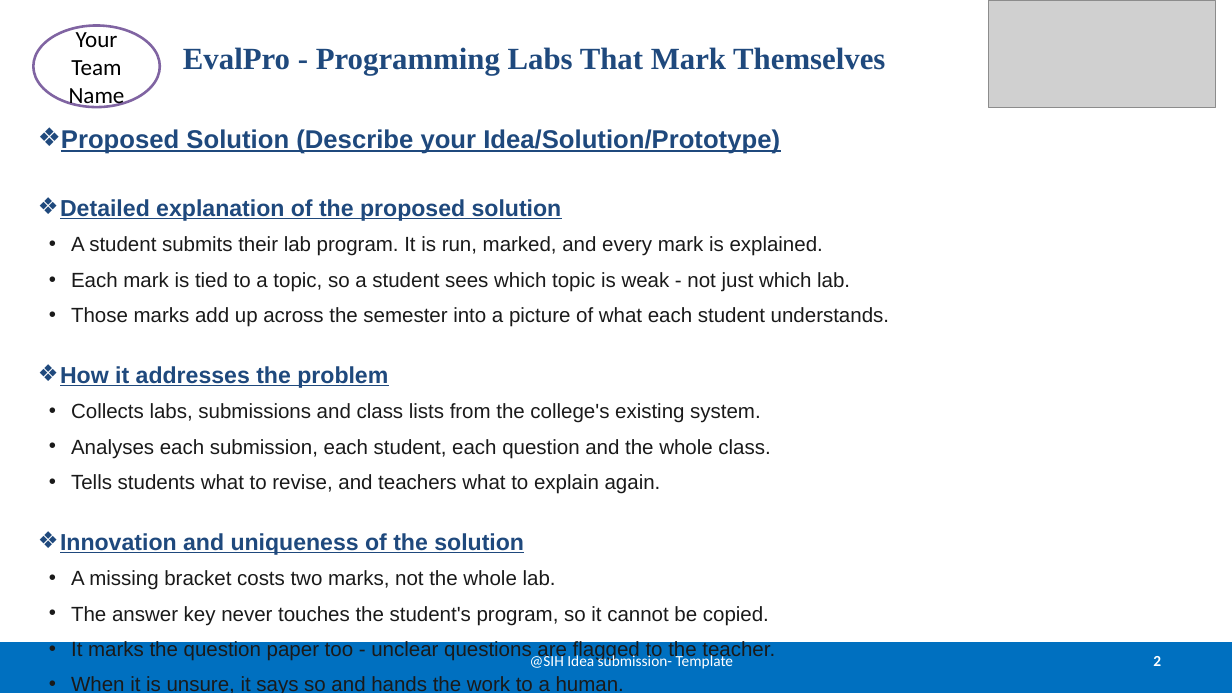
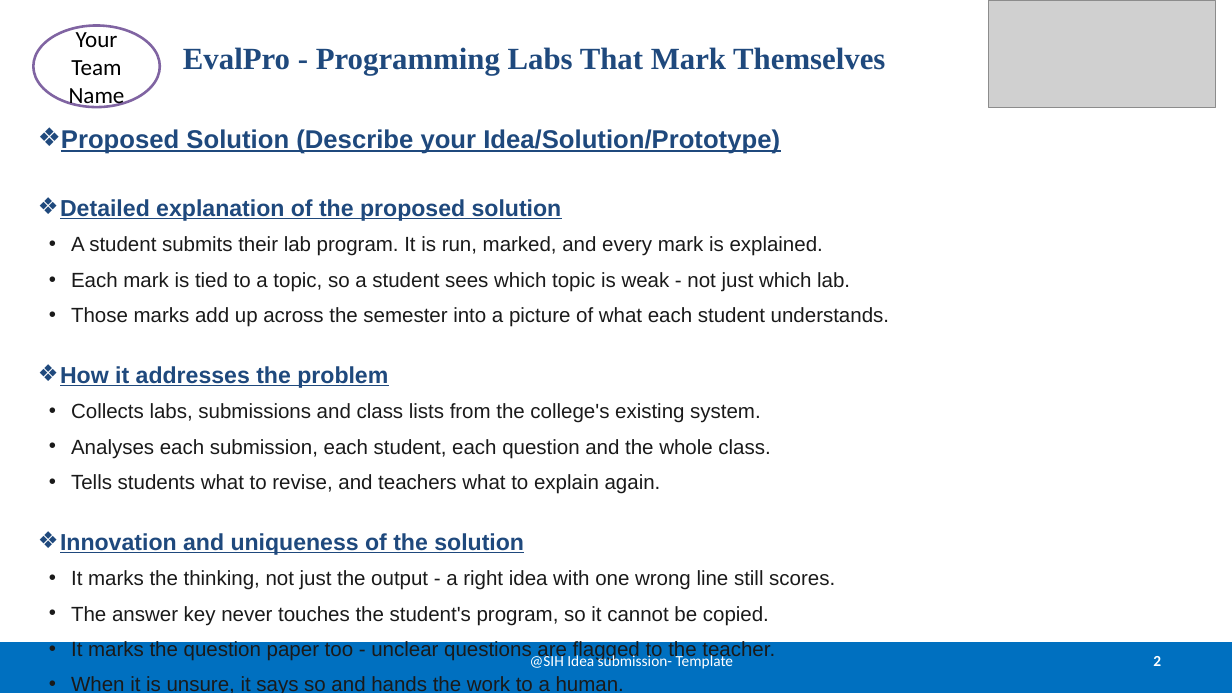
Before and after one commit to Varshith-06/evalpro, a slide deck: slide 2 of presentation/SIH2026-EvalPro-Idea-Presentation.pptx. Drawn at 1232x693 pixels with LibreOffice and Linux fonts; fonts in the diff are those of the drawing; grey boxes stand for pictures. Boxes give left, top, right and bottom in pixels: in the first picture for what was removed or moved away, otherwise in the second. Text is boxed around its words. In the diff, an @@ line names an element or a change of style, - is before the commit and + after.

Commit message:
Mark the idea, not just the output
A student who plainly understood the problem should never be told they got
nothing because one character was wrong. Structural credit existed but was
only consulted when no tests ran, so the exact case it was built for - tests
ran and all failed - scored zero.

Structural credit is now a partial-credit signal on every rubric item that
behaviour is meant to answer. It can only ever raise an item: a correct
submission is never taxed by a similarity heuristic. It is marked
non-corroborating so pairing it with a failing test does not read as a
conflict and route the work to a human.

Code that will not parse has no AST for pq-grams, which is precisely the
submission this credit exists for, so structural credit falls back to the
control-flow shape recovered by the error-tolerant reader. Unbuildable work
now scores as failing rather than unevidenced, so it can no longer outscore
code that merely gets the answer wrong.

Generated assignments derive their tests by running the reference solution
over generated inputs rather than assuming every brief is a sorting problem,
and the rubric weights were rebalanced so preconditions no longer outweigh
the actual task.

Measured on the seeded sorting lab: correct 100%, right algorithm with the
comparison flipped 60%, same idea with three syntax errors 34%, empty list
26%.

The gate also stops escalating on low confidence alone. Every escalation in
the seeded run is now a copied submission, a self-report the code
contradicts, or a mark on the pass/fail line - 55 of 91 auto-release.

```diff
--- a/presentation/SIH2026-EvalPro-Idea-Presentation.pptx
+++ b/presentation/SIH2026-EvalPro-Idea-Presentation.pptx
@@ text at (71,570,835,590): text changed @@
-• A missing bracket costs two marks, not the whole lab.
+• It marks the thinking, not just the output - a right idea with one wrong line still scores.
```
Also in this commit, not shown: 11 other files.
